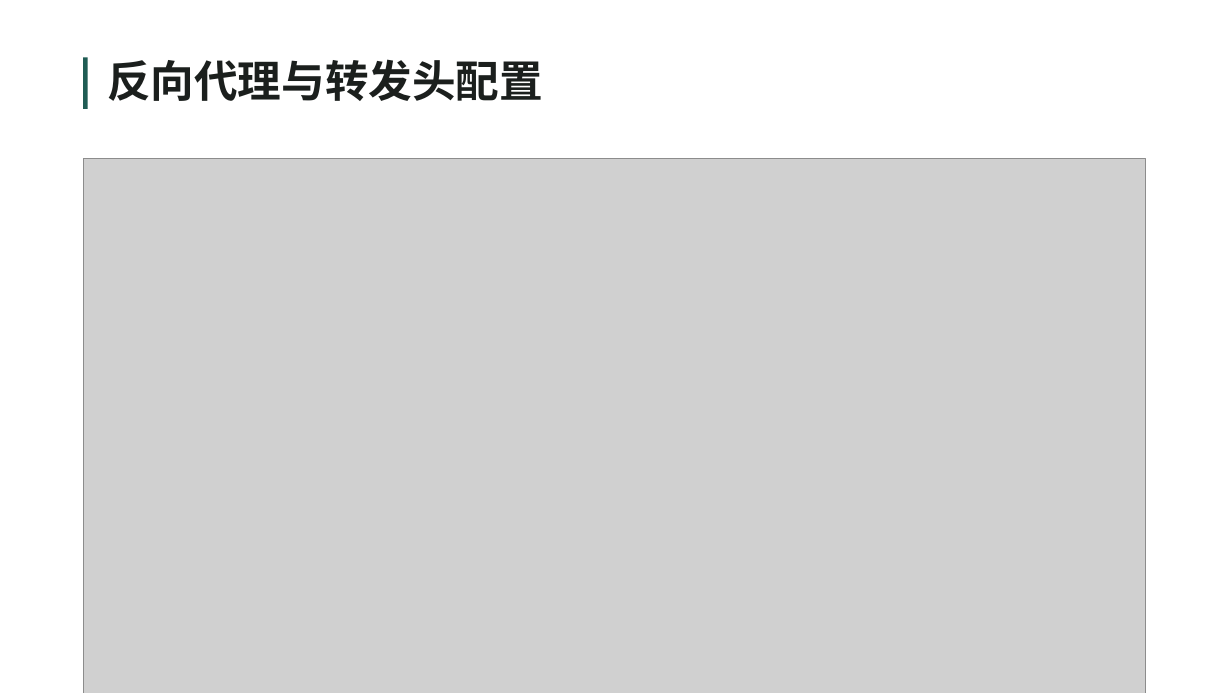
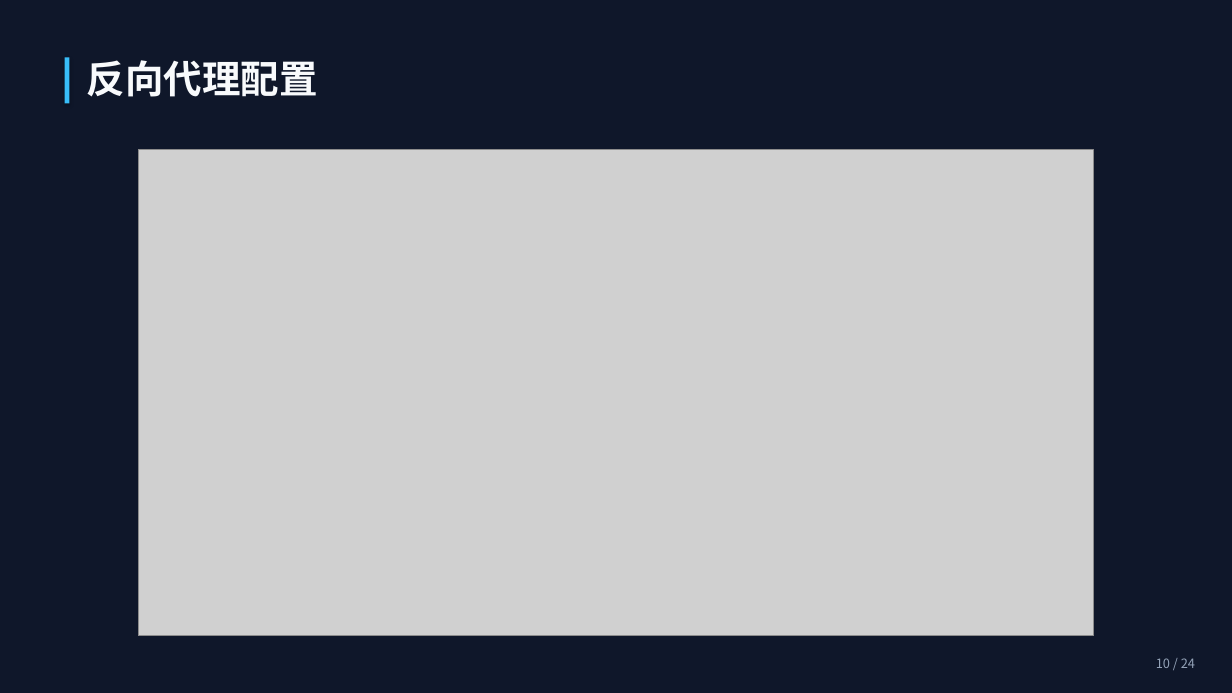
Before and after one commit to VesselPaper/symbiont, a slide deck: slide 10 of share/技术分享-应用代理与负载均衡.pptx. Drawn at 1232x693 pixels with LibreOffice and Linux fonts; fonts in the diff are those of the drawing; grey boxes stand for pictures; background and template pictures are left out. Boxes give left, top, right and bottom in pixels: in the first picture for what was removed or moved away, otherwise in the second. Text is boxed around its words. In the diff, an @@ line names an element or a change of style, - is before the commit and + after.

Commit message:
docs(share): 改用 powerpoint-deck-designer skill 出整套 PPT
- 装 skills/powerpoint-deck-designer，用它的主题系统、LayoutEngine、校验器
- 在它基础上补 picture / stats / ledger 三种版式，覆盖 content、two-column、cards、section 以填满版面
- spec 走 skill 的 JSON 规格，24 页，主题 modern-slate，字体换雅黑保证中文字形
- 代码截图、浏览器截图、大数字、改造前后对照都进得去了

```diff
--- a/share/技术分享-应用代理与负载均衡.pptx
+++ b/share/技术分享-应用代理与负载均衡.pptx
@@ rectangle added at [0,0,1232,693], fill #0F172A @@
@@ rectangle: place and size @@
-rectangle at [83,57,88,109]
+rectangle at [65,57,69,104]
@@ rectangle at [65,57,69,104]: fill #1F5C54 to #38BDF8; shadow on @@
@@ text at [87,60,318,97]: text changed; size 34 to 30 pt; text colour #1B1F1D to #F8FAFC @@
-反向代理与转发头配置
+反向代理配置
@@ picture: place and size @@
-picture at [83,159,1146,693]
+picture at [139,150,1094,636]
@@ text added at [1156,658,1195,668], 10 pt, text #94A3B8 @@
+10 / 24
```
Also in this commit, not shown: 10 other slides changed, 13 slides added, 12 slides removed, 3 other files.
